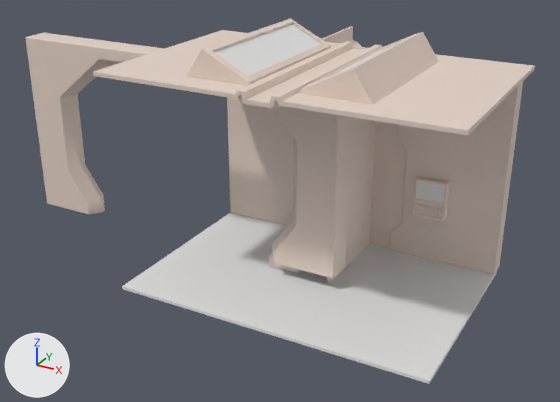
A saved change to the FBX model Stowaway/Content/Assets/Ship.fbx.
One viewpoint serves both versions: a 50 mm lens placed at (5.72, -11.72, 7.32), pointed at (-1.12, 0.73, 1.1). Lighting does not change. The marker at lower left points along +X, +Y and +Z. Where no turn or scale is listed for an object, it has been applied to the vertices. Vertices at the same position are counted once.

The first picture shows 'Ceiling', 'Connector', 'Door.001', 'Ground', 'Wall', 'Wall_Door', 'Wall_DoorConsole', 'Wall_Short'.
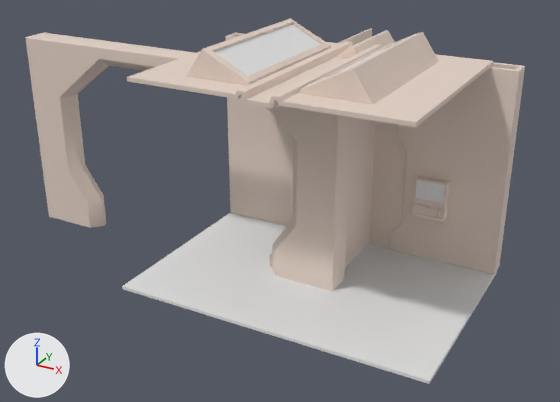
Boxes [x1, y1, x2, y2] around the edits, measured in the pictures (560 x 402 px; the box of a moved part takes in the faces that stretch with it):
'Ceiling', reshaped (17% narrower, 8% shorter)
    before: [93, 18, 535, 136]
    after: [127, 18, 493, 127]
'Connector', reshaped
    before: [25, 33, 350, 278]
    after: [25, 33, 350, 291]
'Wall', reshaped
    before: [270, 26, 362, 267]
    after: [270, 28, 395, 267]
part 1 of me_plane_010, moved or reshaped
    before: [272, 245, 345, 278]
    after: [272, 245, 345, 291]
part 2 of me_plane_010, moved or reshaped
    before: [46, 193, 105, 214]
    after: [46, 193, 106, 228]
part 4 of me_plane_006, moved or reshaped
    before: [358, 56, 535, 136]
    after: [358, 56, 493, 127]
part 5 of me_plane_006, moved or reshaped
    before: [93, 30, 247, 88]
    after: [127, 51, 201, 88]

The change in detail:
me_plane_010 has 330 vertices, 334 faces and spans x -6.54..0.54, y -0.27..0.27, z 0.26..4.0.
me_plane_010 is used by ob_connector; location (0.0, 0.0, 0.0).
me_plane_010 part 1: all 25 vertices in x -0.88..0.54, y -0.27..0.27, z 0.26..0.28 are moved by (0.0, 0.0, -0.32).
me_plane_010 part 2: all 25 vertices in x -6.54..-5.12, y -0.27..0.27, z 0.26..0.28 are moved by (0.0, 0.0, -0.32).
me_plane_006 has 1448 vertices, 1438 faces and spans x -3.2..3.2, y -2.0..2.0, z 3.94..4.56.
me_plane_006 is used by ob_ceiling; location (0.0, 0.0, 0.0).
me_plane_006 part 4: all 40 vertices in x 3.2, y -2.0..2.0, z 4.0..4.07 are moved by (-0.72, 0.0, 0.0).
me_plane_006 part 5: all 40 vertices in x -3.2, y -2.0..2.0, z 4.0..4.07 are moved by (0.72, 0.0, 0.0).
me_plane_012 is used by ob_wall; location (0.0, 0.0, 0.0).
me_plane_012 had 740 vertices, 760 faces and spanned x -1.15..0.05, y 0.0..4.0, z 0.0..4.0.
me_plane_012 now has 2718 vertices, 2768 faces and spans x -0.96..0.74, y 0.0..4.0, z 0.0..4.24.
me_plane_012 part 3: 121 vertices moved from x -1.15..0.04, y 0.0..4.0, z 0.0..4.0 to x -0.93..0.04, y 0.0..4.0, z 0.0..4.0; 141 vertices removed from x -1.15..0.04, y 0.0..4.0, z 0.0..4.0; 2119 vertices added at x -0.96..0.74, y 0.0..4.0, z 0.0..4.24.
